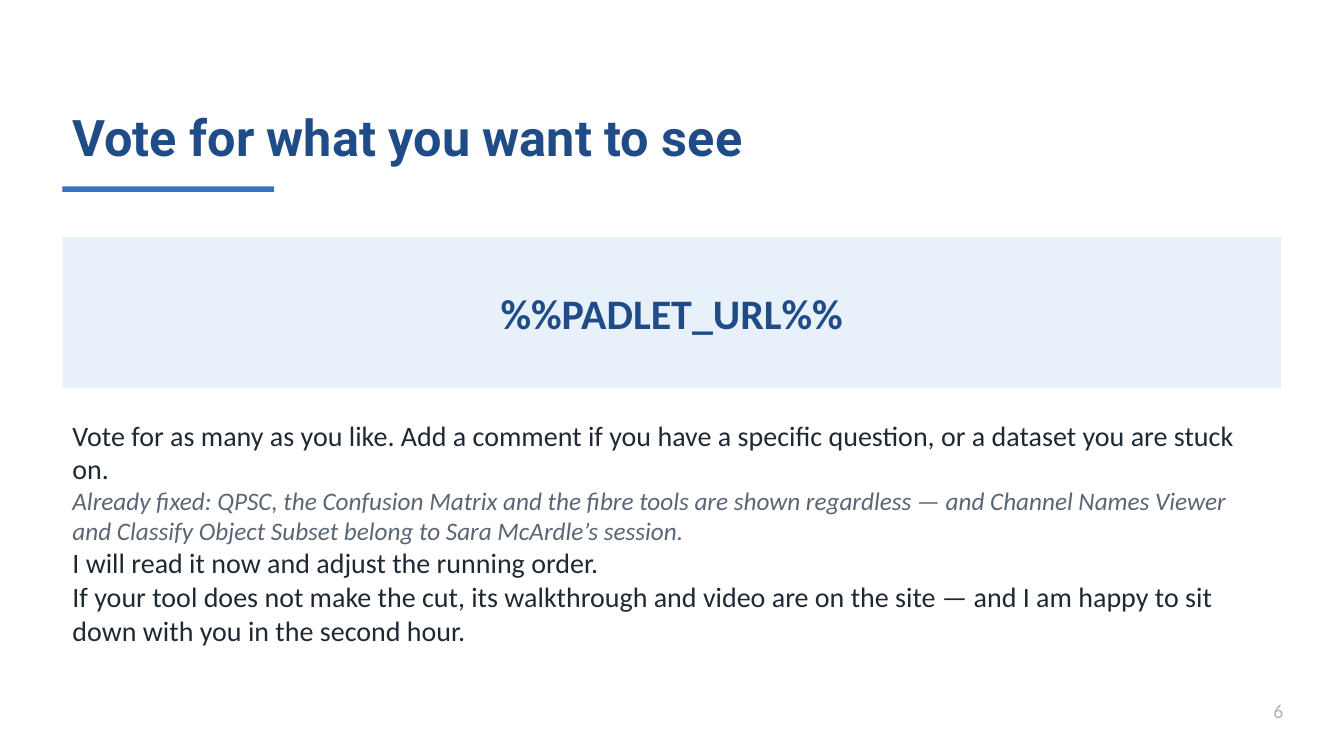
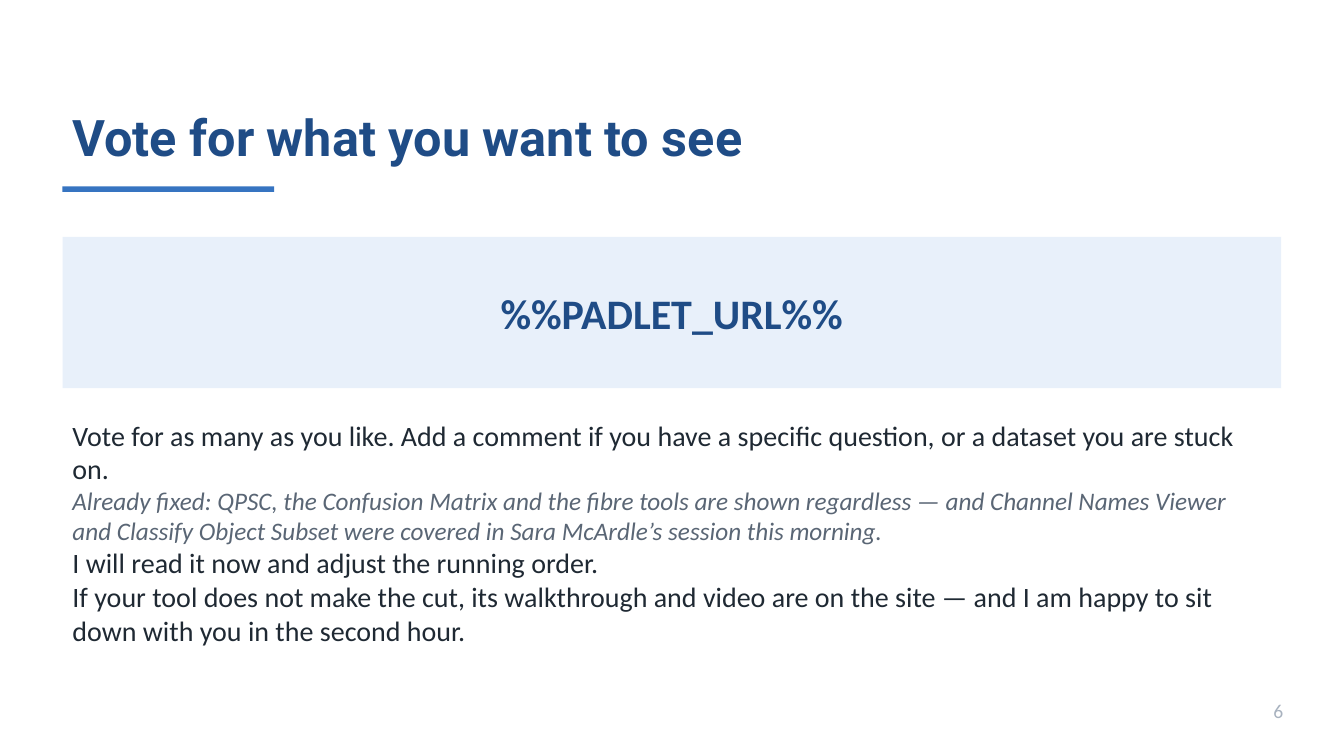
Before and after one commit to MichaelSNelson/BINA-I2K-2026-QuPath-Extensions, a slide deck: slide 6 of I2K_2026_QuPath_Extensions.pptx. Drawn at 1344x756 pixels with LibreOffice and Linux fonts; fonts in the diff are those of the drawing. Boxes give left, top, right and bottom in pixels: in the first picture for what was removed or moved away, otherwise in the second. Text is boxed around its words. In the diff, an @@ line names an element or a change of style, - is before the commit and + after.

```diff
--- a/I2K_2026_QuPath_Extensions.pptx
+++ b/I2K_2026_QuPath_Extensions.pptx
@@ text at (72, 426, 1233, 646): text changed @@
-Vote for as many as you like. Add a comment if you have a specific question, or a dataset you are stuck on.
-Already fixed: QPSC, the Confusion Matrix and the fibre tools are shown regardless — and Channel Names Viewer and Classify Object Subset belong to Sara McArdle’s session.
-I will read it now and adjust the running order.
-If your tool does not make the cut, its walkthrough and video are on the site — and I am happy to sit down with you in the second hour.
+Vote for as many as you like. Add a comment if you have a specific question, or a dataset you are stuck on.
+Already fixed: QPSC, the Confusion Matrix and the fibre tools are shown regardless — and Channel Names Viewer and Classify Object Subset were covered in Sara McArdle’s session this morning.
+I will read it now and adjust the running order.
+If your tool does not make the cut, its walkthrough and video are on the site — and I am happy to sit down with you in the second hour.
```
Also in this commit, not shown: 17 other slides changed, 1 slide added, 10 other files.
